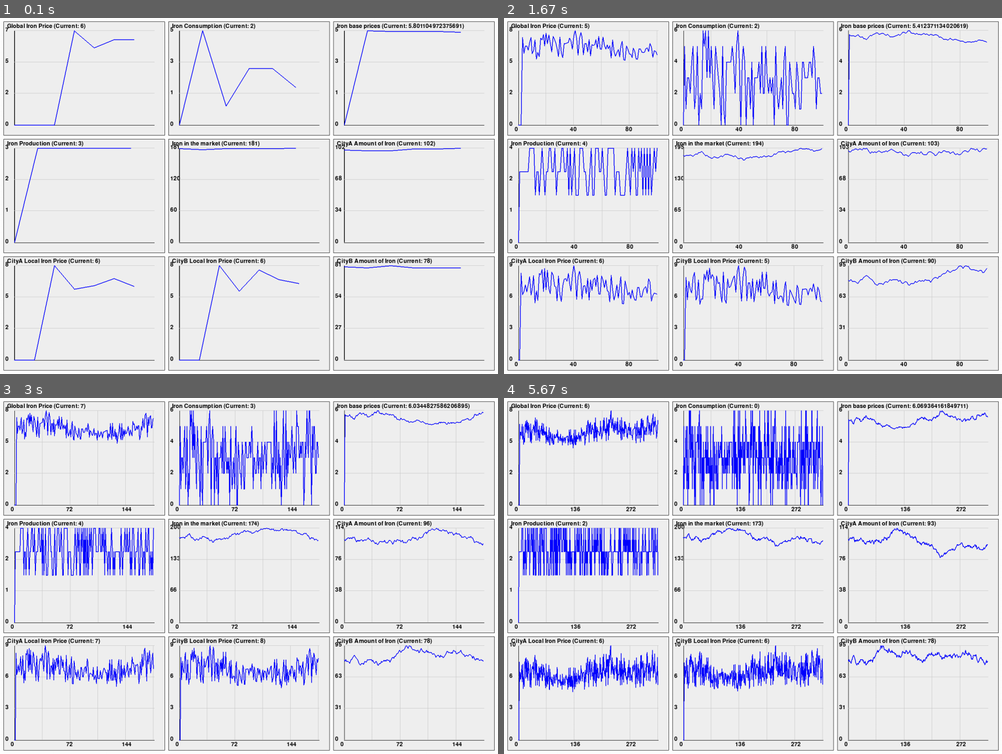
Above: before the commit, frames 1-4 (two rows, left to right).
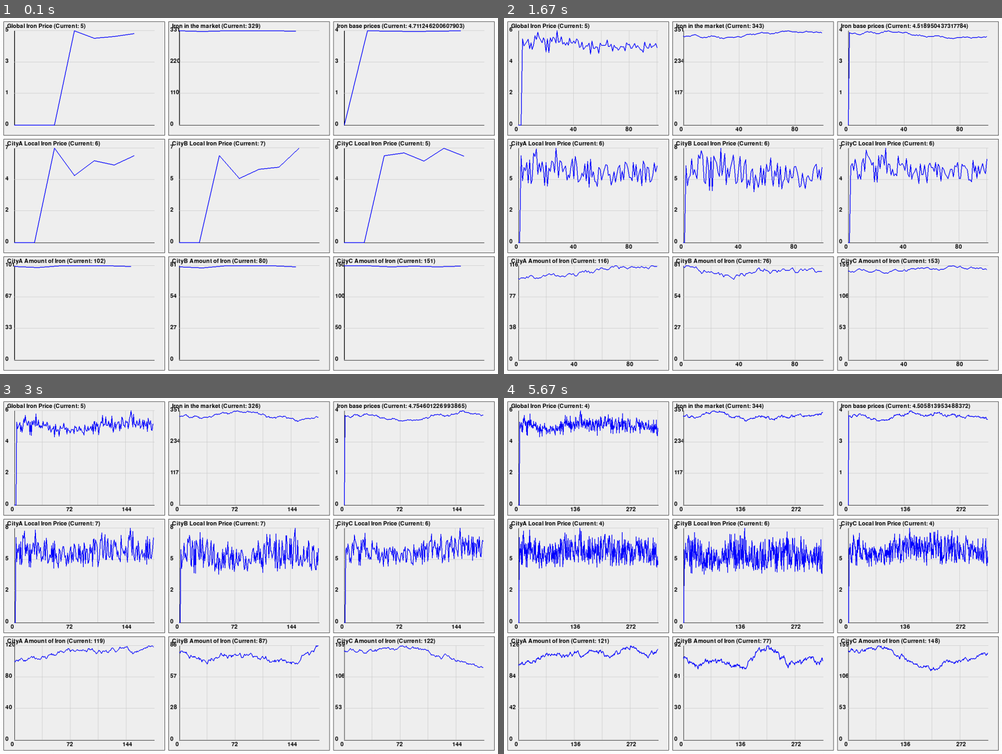
Above: after the commit, the same moments.

Repository: Neptun332/merchant-game-v2
Game: pygame game, started from game.py
The game is run twice, just before and just after one commit, with the same random seed, the same clock (stepped at 60 frames per second) and the same inputs.
Inputs:
- Up to frame 1 (0.1 s): no input
- Up to frame 2 (1.67 s): no input
- Up to frame 3 (3 s): no input
- Up to frame 4 (5.67 s): no input

The runs differ from the first frame. In frame 1, 2.9% of the frame differs, in the area x 1-94%, y 1-97%; in frame 2, 9.1%; in frame 3, 12%; in frame 4, 16%, in the area x 1-98%, y 1-98%.

Commit message:
adjustments

Diff:
--- a/display.py
+++ b/display.py
@@ -127,31 +127,12 @@
             grid_y=0,
             title=f"Global Iron Price (Current: {int(global_market.current_price[ResourceName.Iron])})"
         )
-
-        # Draw Iron consumption in top-right (1,0)
-        if hasattr(global_market, 'consumption_history') and ResourceName.Iron in global_market.consumption_history:
-            self.draw_chart(
-                global_market.consumption_history[ResourceName.Iron],
-                grid_x=1,
-                grid_y=0,
-                title=f"Iron Consumption (Current: {global_market.total_consumed[ResourceName.Iron]})"
-            )
-
-        # Draw Iron production in bottom-left (0,1)
-        if hasattr(global_market, 'production_history') and ResourceName.Iron in global_market.production_history:
-            self.draw_chart(
-                global_market.production_history[ResourceName.Iron],
-                grid_x=0,
-                grid_y=1,
-                title=f"Iron Production (Current: {global_market.total_produced[ResourceName.Iron]})"
-            )
-
         # Draw net change in bottom-right (1,1)
         if hasattr(global_market, 'amount_history') and ResourceName.Iron in global_market.amount_history:
             self.draw_chart(
                 global_market.amount_history[ResourceName.Iron],
                 grid_x=1,
-                grid_y=1,
+                grid_y=0,
                 title=f"Iron in the market (Current: {global_market.total_amount[ResourceName.Iron]})"
             )
 
@@ -166,22 +147,22 @@
         # Draw local market prices for each city
         city_index = 0
         for city in global_market.cities.values():
-            if city_index < 2:  # Only show first two cities to avoid overcrowding
+            if city_index < 3:  # Only show first two cities to avoid overcrowding
                 self.draw_chart(
                     city.local_market.price_history[ResourceName.Iron],
                     grid_x=city_index,
-                    grid_y=2,
+                    grid_y=1,
                     title=f"{city.name} Local Iron Price (Current: {int(city.local_market.current_price[ResourceName.Iron])})"
                 )
                 city_index += 1
 
         city_index = 0
         for city in global_market.cities.values():
-            if city_index < 2:  # Only show first two cities to avoid overcrowding
+            if city_index < 3:  # Only show first two cities to avoid overcrowding
                 self.draw_chart(
                     city.local_market.amount_history[ResourceName.Iron],
-                    grid_x=2,
-                    grid_y=city_index+1,
+                    grid_x=city_index,
+                    grid_y=2,
                     title=f"{city.name} Amount of Iron (Current: {int(city.local_market.resources[ResourceName.Iron].amount)})"
                 )
                 city_index += 1
--- a/game.py
+++ b/game.py
@@ -21,8 +21,10 @@
         # Setup cities
         city1 = City("CityA", LocalMarket(self.global_market, {ResourceName.Iron: Resource(ResourceName.Iron, 100)}))
         city2 = City("CityB", LocalMarket(self.global_market, {ResourceName.Iron: Resource(ResourceName.Iron, 80)}))
+        city3 = City("CityC", LocalMarket(self.global_market, {ResourceName.Iron: Resource(ResourceName.Iron, 150)}))
         self.game_map.add_city(city1)
         self.game_map.add_city(city2)
+        self.game_map.add_city(city3)
 
         # Setup NPCs
         npc1 = NPC("Trader Joe", {ResourceName.Iron: Resource(ResourceName.Iron, 10)})
--- a/local_market.py
+++ b/local_market.py
@@ -8,7 +8,7 @@
 
         self.resources = resources
         self.gold = 500
-        self.price_change_factor = 5
+        self.price_change_factor = 10
 
         self.produced_resources = defaultdict(int)
         self.consumed_resources = defaultdict(int)
